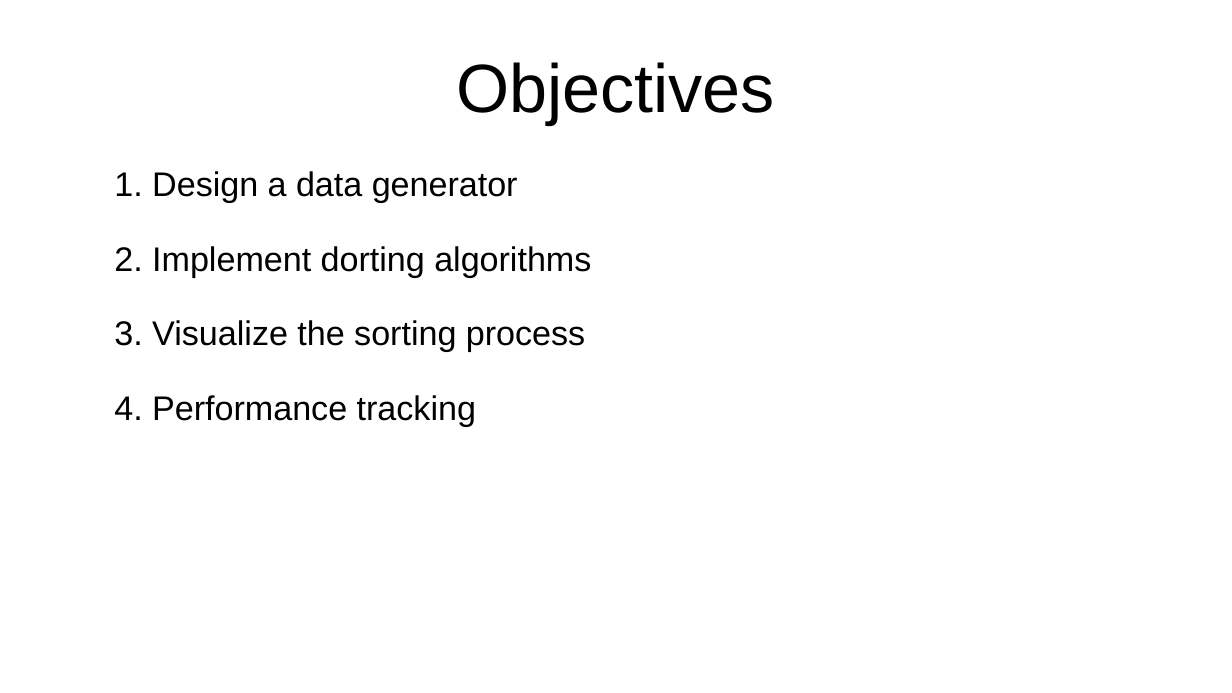
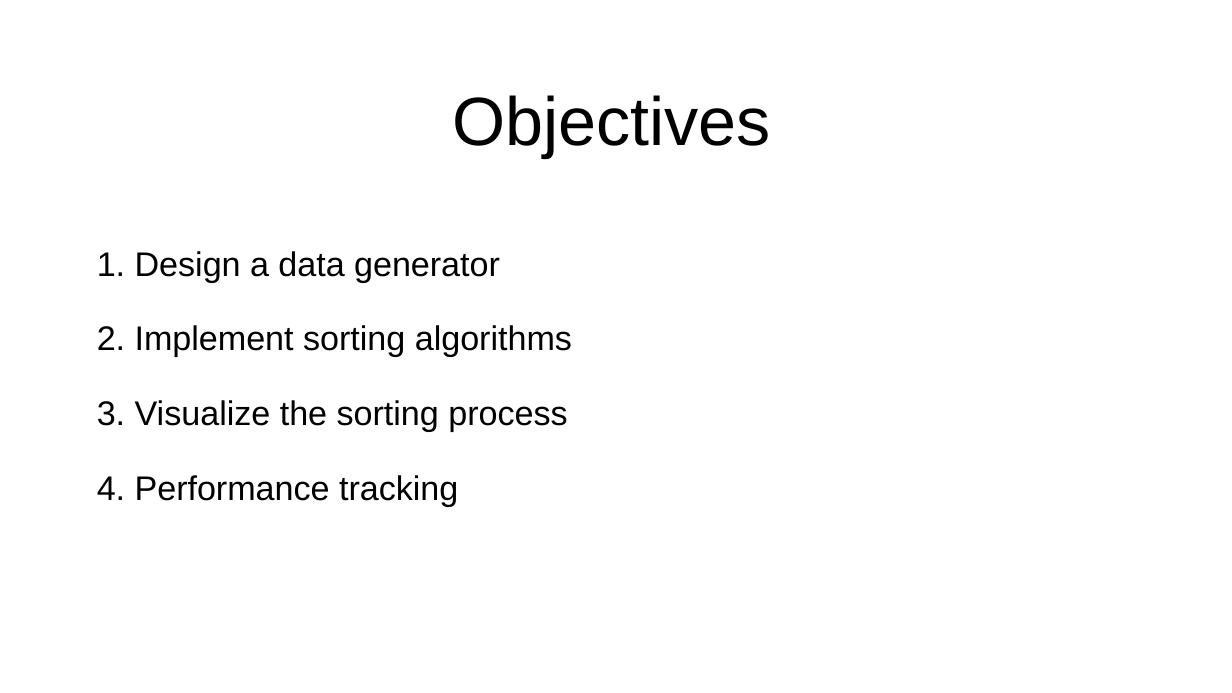
Before and after one commit to tuntuta123/sorting-algorithm-analysis, a slide deck: slide 4 of presentation.odp. Drawn at 1232x693 pixels with LibreOffice and Linux fonts; fonts in the diff are those of the drawing. Boxes give left, top, right and bottom in pixels: in the first picture for what was removed or moved away, otherwise in the second. Text is boxed around its words. In the diff, an @@ line names an element or a change of style, - is before the commit and + after.

Commit message:
Presentation

```diff
--- a/presentation.odp
+++ b/presentation.odp
@@ title "Objectives" moved from (x1=456, y1=62, x2=775, y2=125) to (x1=452, y1=95, x2=771, y2=158) @@
@@ text "1. Design a data generator" moved from (x1=114, y1=171, x2=591, y2=427) to (x1=97, y1=251, x2=572, y2=507) @@
@@ text at (x1=97, y1=325, x2=572, y2=357): text changed @@
-2. Implement dorting algorithms
+2. Implement sorting algorithms
```
Also in this commit, not shown: 3 other slides changed.
